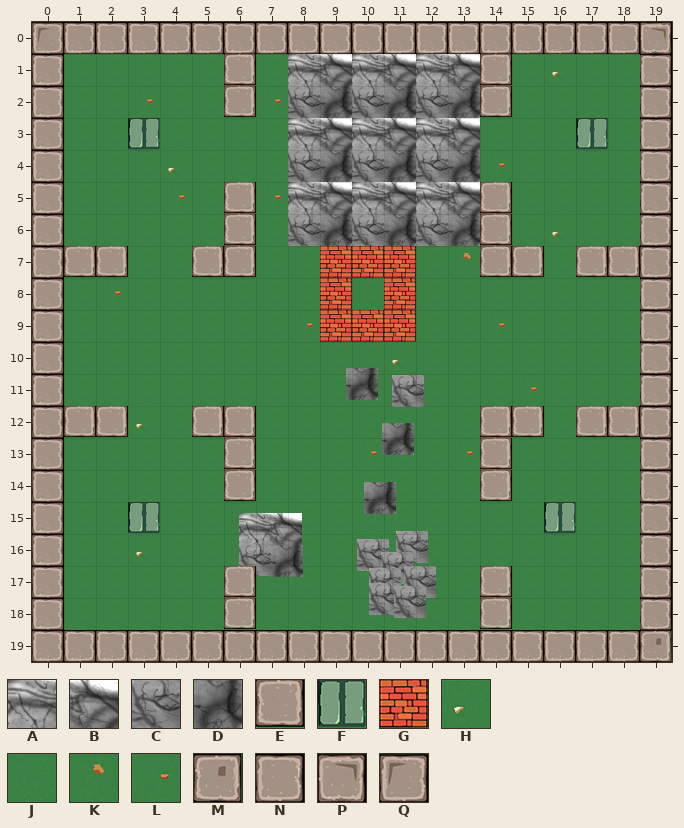
Tiled map -- TanksStory/bin/Release/Maps/Capillaries.tmx. Above, as it was before the edit.
Cells are 128x128 px. Shown: x 0..19, y 0..19.
Key: from "Capillaries": A 0, B 1, C 2, D 3; from "TileSet": E 7, F 18, G 26, H 34, J 43, K 47, L 77, M 80, N 90, P 96, Q 97.
_ is an empty cell.
Objects are placed by their top-left corner, in cells (3,4 is the top-left corner of cell 3,4); size is 1x1 cell unless given.
Layer "Background" before, first column x 0:
 0 JJJJJHJJJJJJJJJJJJJJ
 1 JJJJJJJJABABABJJHJJJ
 2 JJJLJJJLCDCDCDJJJJJJ
 3 JJJJJJJJABABABJJJJJJ
 4 JJJJHJJJCDCDCDLJJJJJ
 5 JJJJLJJLABABABJJJJJJ
 6 JJJJJJJJCDCDCDJJHJJJ
 7 JJJJJJKJJJJLJKJJJJJJ
 8 JJLJJJJJJJJJJJJJJJJJ
 9 JJJJJJJJLJJJJJLJJJJJ
10 JJJJJJJJJJJHJJJJJJJJ
11 JJJJJJJJJJJJJJJLJJJJ
12 JJJHJJJJJJJJJJJJJKJJ
13 JJJJJJKJJJLJJLJJJJJJ
14 JJJJJJJJJJJJJJJJJJJJ
15 JJJJJJJJJJJJJJJJLJJJ
16 JJJHJJJJJJHJJJJJJJJJ
17 JJJJJJJJJJJJJJJJJJJJ
18 JJJJJJJJJJJJJJJJJJJJ
19 JJJJJJJJJJJJJJJJJJJJ
And afterwards:
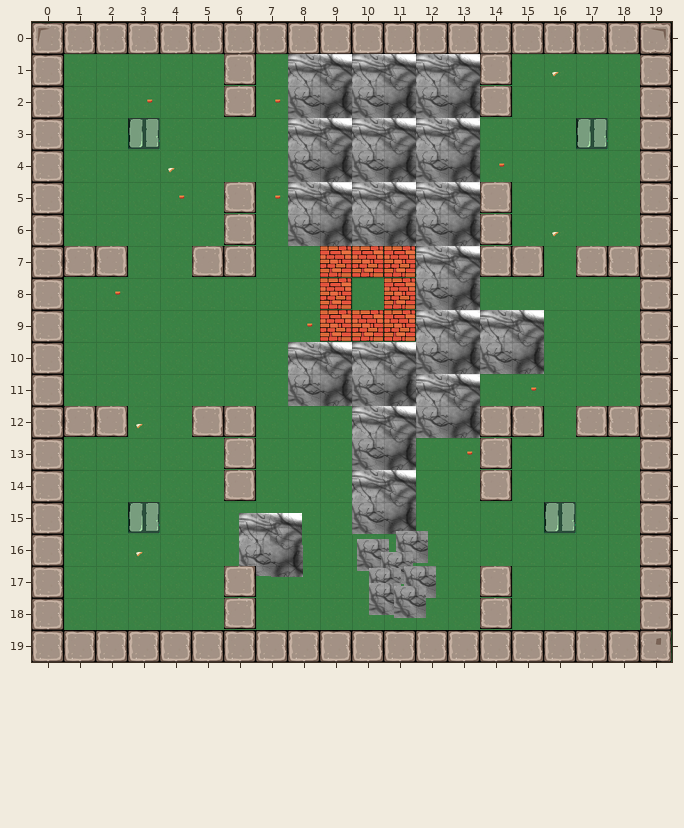
Changes in this commit:
Layer "Background":
Tile J gives way to tile A in row 7 at x 12; in row 9 at x 12; in row 10 at x 8 and 10; in row 11 at x 12; in row 12 at x 10; in row 14 at x 10.
Tile L gives way to tile A in row 9 at x 14.
Tile H gives way to tile B in row 10 at x 11.
Tile J gives way to tile B in row 9 at x 13 and 15; in row 10 at x 9; in row 11 at x 13; in row 12 at x 11; in row 14 at x 11.
Tile K gives way to tile B in row 7 at x 13.
Tile J gives way to tile C in row 8 at x 12; in row 10 at x 12 and 14; in row 11 at x 8 and 10; in row 12 at x 12; in row 15 at x 10.
Tile L gives way to tile C in row 13 at x 10.
Tile J gives way to tile D in row 8 at x 13; in row 10 at x 13 and 15; in row 11 at x 9 and 11; in row 12 at x 13; in row 13 at x 11; in row 15 at x 11.
Layer "Objects":
Object D at 9.8,10.8 is removed.
Object C at 11.2,11 is removed.
Object D at 10.9,12.5 is removed.
Object D at 10.4,14.4 is removed.
Pixel boxes of the changes (left, top, right, bottom) in both pictures:
changed: (288, 246, 544, 534)
